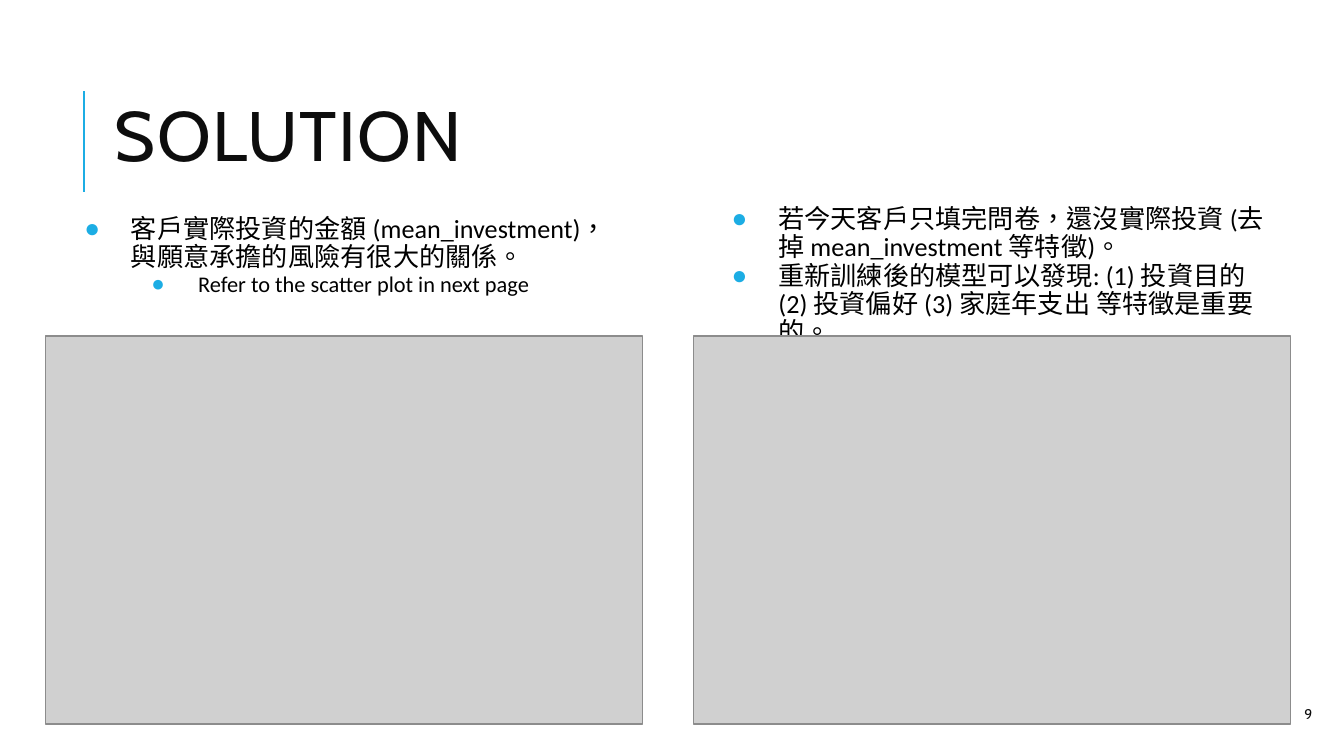
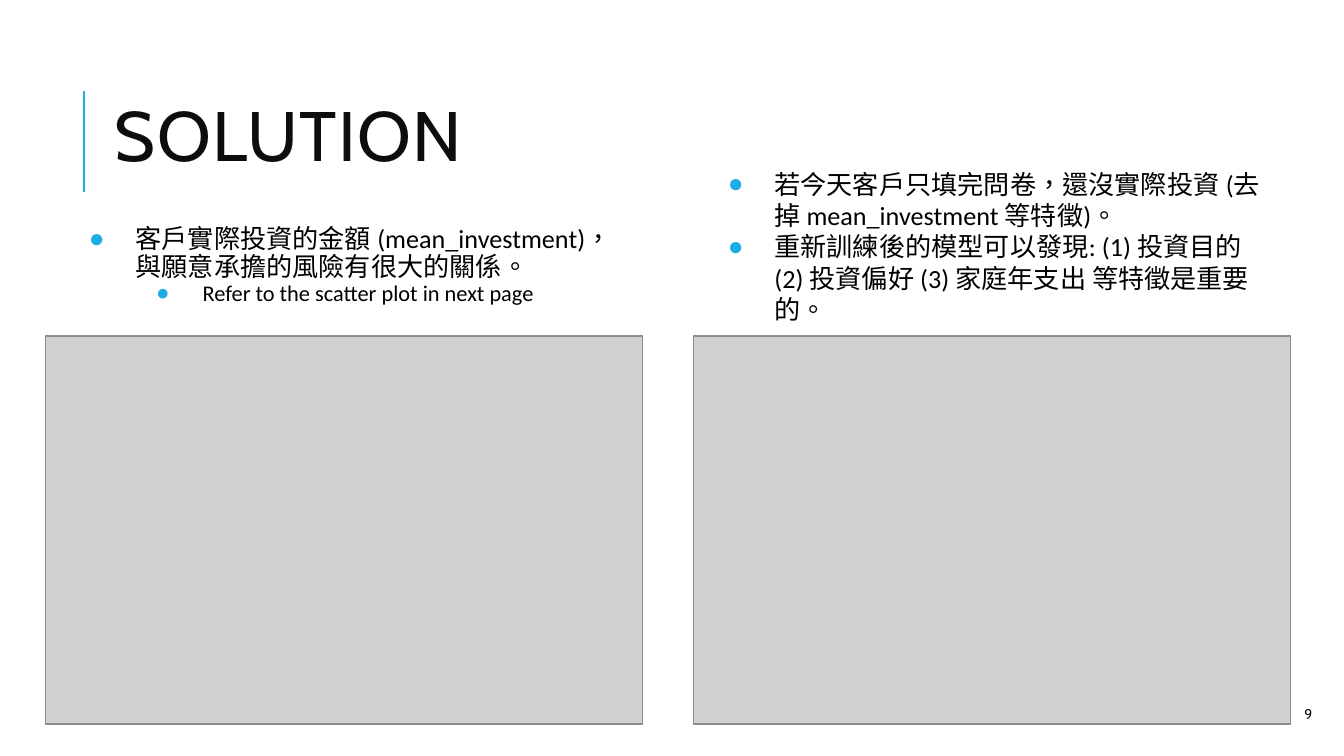
Before and after one commit to thtang/Fintech-Text-Mining-and-Machine-Learning, a slide deck: slide 9 of final/Fintech_final.pptx. Drawn at 1344x756 pixels with LibreOffice and Linux fonts; fonts in the diff are those of the drawing; grey boxes stand for pictures. Boxes give left, top, right and bottom in pixels: in the first picture for what was removed or moved away, otherwise in the second. Text is boxed around its words. In the diff, an @@ line names an element or a change of style, - is before the commit and + after.

```diff
--- a/final/Fintech_final.pptx
+++ b/final/Fintech_final.pptx
@@ text "若今天客戶只填完問卷，還沒實際投資 (去掉 mean_investment 等特徵)。": place and size @@
-text "若今天客戶只填完問卷，還沒實際投資 (去掉 mean_investment 等特徵)。" at <box>778,206,1264,337</box>
+text "若今天客戶只填完問卷，還沒實際投資 (去掉 mean_investment 等特徵)。" at <box>774,172,1260,321</box>
@@ text "若今天客戶只填完問卷，還沒實際投資 (去掉 mean_investment 等特徵)。" at <box>774,172,1260,321</box>: line spacing 0.9 to 1 @@
@@ text "客戶實際投資的金額 (mean_investment)，與願意承擔的風險有很大的關係。": place and size @@
-text "客戶實際投資的金額 (mean_investment)，與願意承擔的風險有很大的關係。" at <box>131,216,607,296</box>
+text "客戶實際投資的金額 (mean_investment)，與願意承擔的風險有很大的關係。" at <box>136,226,611,305</box>
```
Also in this commit, not shown: 6 other slides changed.
